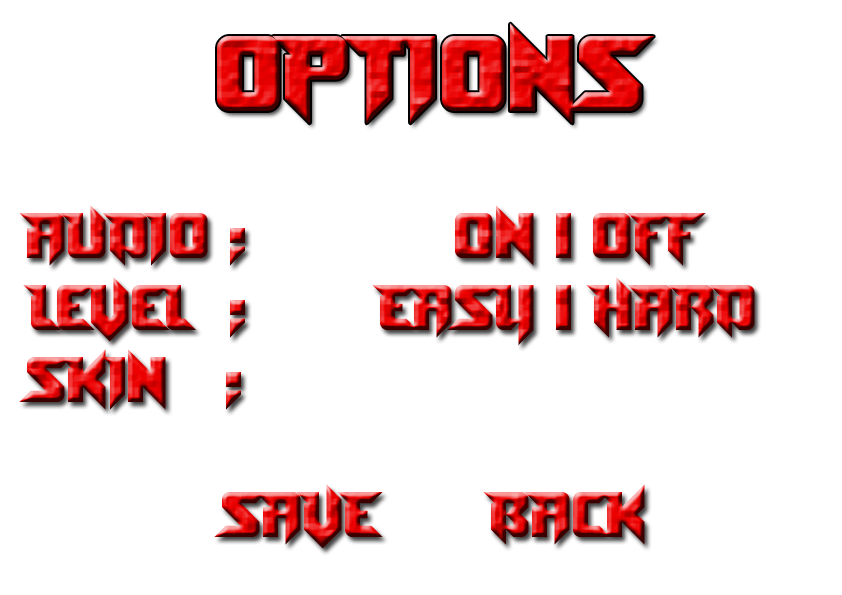
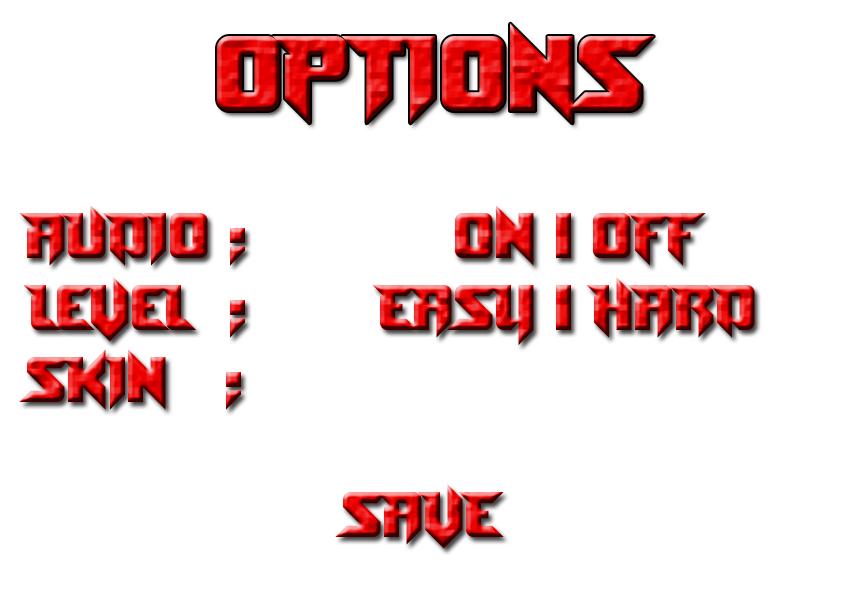
Layers edited between the first and the second w=842, h=595 image:
renamed "SAVE BACK" to "SAVE", painted on it over [214, 484, 645, 549]
